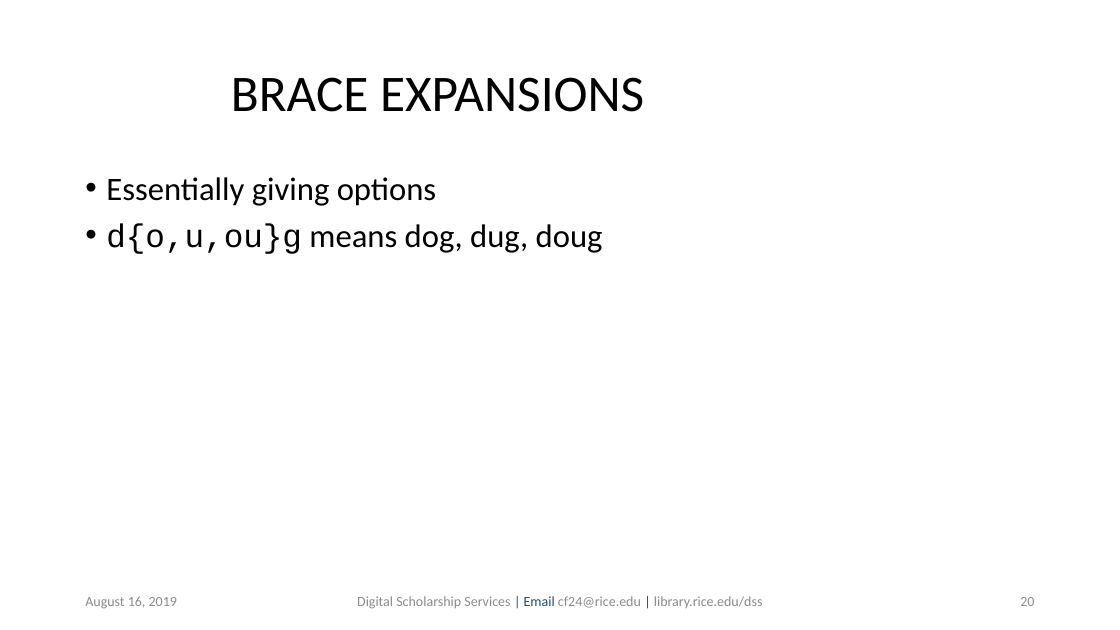
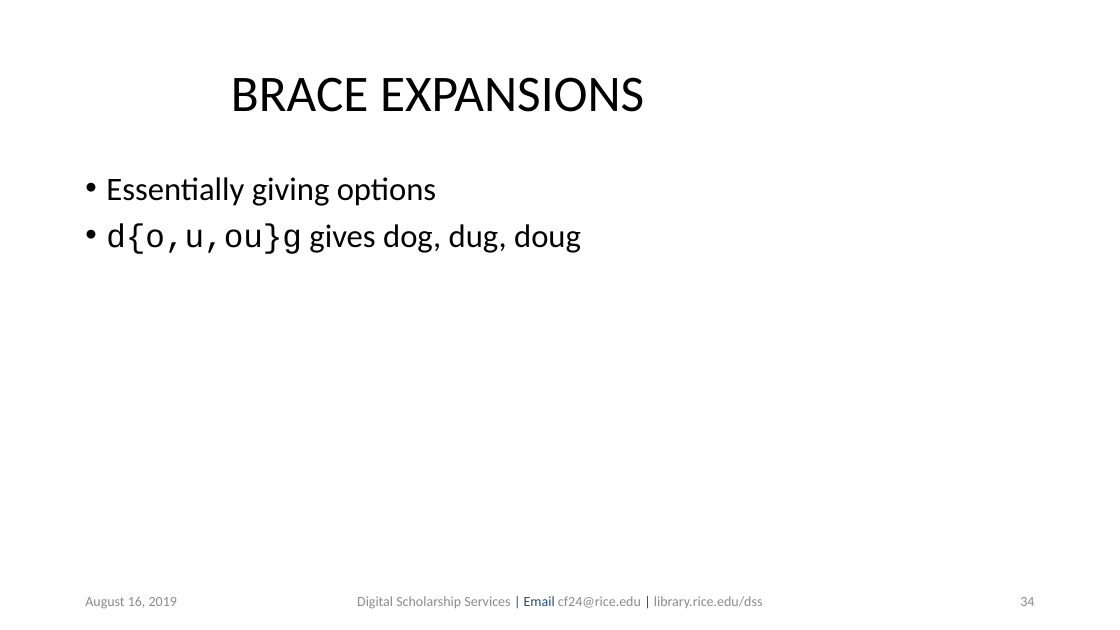
Before and after one commit to bakitybacon/rice-data-and-donuts, a slide deck: slide 34 of bash/Introduction to Bash.pptx (slide 20 before the commit). Drawn at 1120x630 pixels with LibreOffice and Linux fonts; fonts in the diff are those of the drawing; background and template pictures are left out. Boxes give left, top, right and bottom in pixels: in the first picture for what was removed or moved away, otherwise in the second. Text is boxed around its words. In the diff, an @@ line names an element or a change of style, - is before the commit and + after.

```diff
--- a/bash/Introduction to Bash.pptx
+++ b/bash/Introduction to Bash.pptx
@@ text at <box>106,223,581,254</box>: text changed @@
-• d{o,u,ou}g means dog, dug, doug
+• d{o,u,ou}g gives dog, dug, doug
@@ page number at <box>1020,597,1034,606</box>: text changed @@
-20
+34
```
Also in this commit, not shown: 10 other slides changed, 3 slides added, 1 slide removed.
